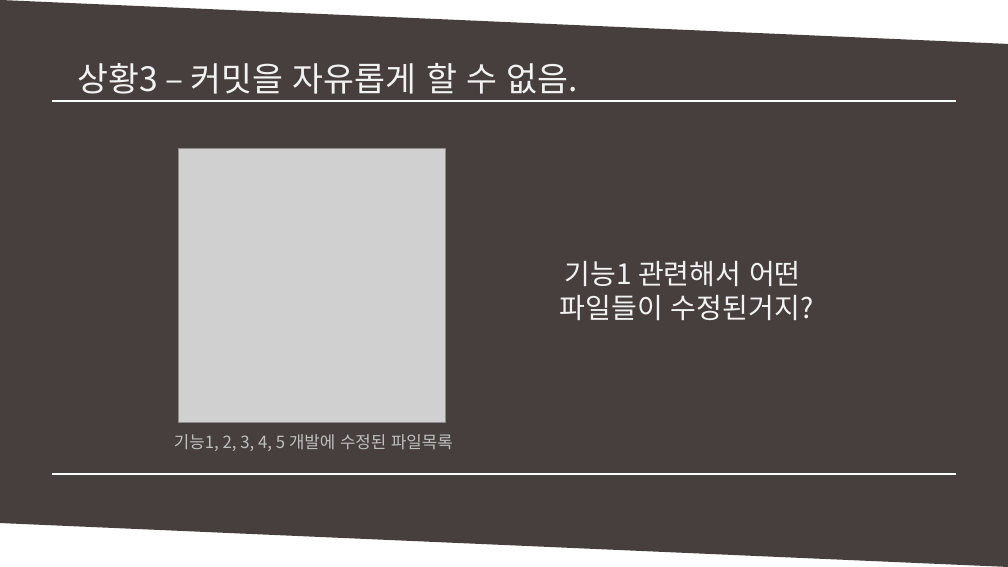
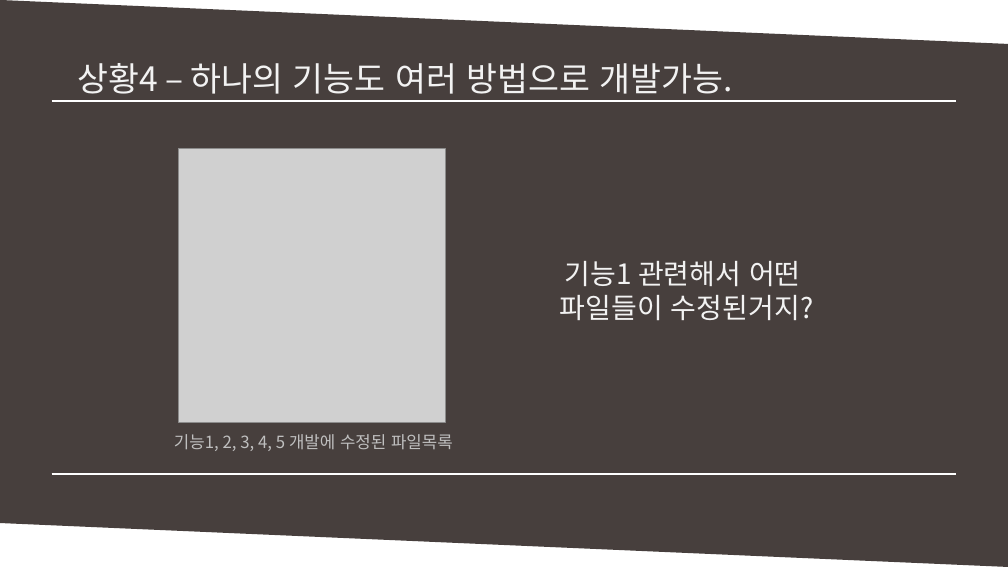
Before and after one commit to MinSikMoon/pptgit, a slide deck: slide 9 of git발표.pptx (slide 8 before the commit). Drawn at 1008x567 pixels with LibreOffice and Linux fonts; fonts in the diff are those of the drawing; grey boxes stand for pictures. Boxes give left, top, right and bottom in pixels: in the first picture for what was removed or moved away, otherwise in the second. Text is boxed around its words. In the diff, an @@ line names an element or a change of style, - is before the commit and + after.

Commit message:
상황3까지 완성

```diff
--- a/git발표.pptx
+++ b/git발표.pptx
@@ text at [77, 63, 733, 101]: text changed @@
-상황3 – 커밋을 자유롭게 할 수 없음.
+상황4 – 하나의 기능도 여러 방법으로 개발가능.
```
Also in this commit, not shown: 2 other slides changed, 1 slide added.
